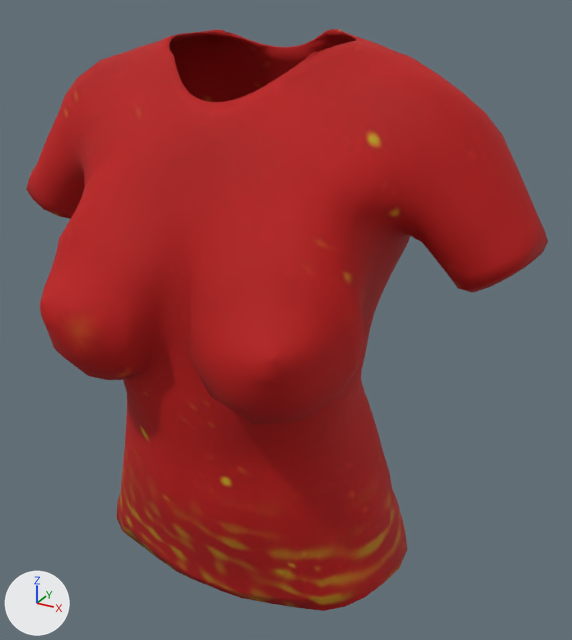
Two versions of the glTF model public/models/studio/pieces/top_everyday_tee.glb, one commit apart.
One viewpoint serves both versions: a 50 mm lens placed at (0.372, -0.638, 1.392), pointed at (0.036, -0.028, 1.087). The axes (+X, +Y, +Z) are drawn at lower left. The lights are the same throughout. The picture after the commit comes second. Both versions are drawn at full value of the shape key 'Bust_Pos' of 'Outfit_top_everyday_tee'; the numbers are the values there. Vertices at exactly the same position are counted once.

Names of what the first picture shows: 'Outfit_top_everyday_tee'.
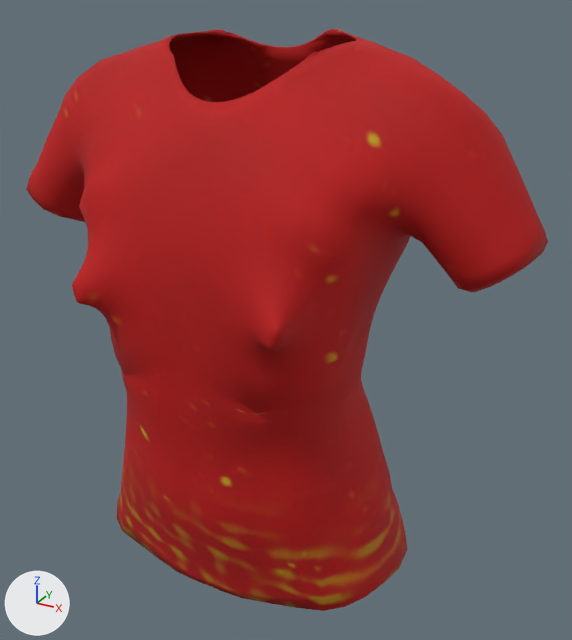
Location of each change, (x1, y1, x2, y2) in pixels of the pictures (572 x 640 px; the box of a moved part takes in the faces that stretch with it):
part 1 of me_piece_top_everyday_tee, moved or reshaped: before (40, 152, 386, 424); after (72, 152, 386, 417)

The edits, one by one:
me_piece_top_everyday_tee is used by ob_outfit_top_everyday_tee; location (0.0, 0.0, 0.0).
me_piece_top_everyday_tee had 3662 vertices, 7332 faces and spanned x -0.263..0.263, y -0.194..0.095, z 0.824..1.346.
me_piece_top_everyday_tee now has 3662 vertices, 7332 faces and spans x -0.263..0.263, y -0.164..0.095, z 0.824..1.346.
me_piece_top_everyday_tee part 1: 661 of 3662 vertices moved; they spanned x -0.154..0.154, y -0.194..-0.062, z 1.048..1.231 and now span x -0.14..0.14, y -0.164..-0.063, z 1.05..1.231; mean shift (0.0, 0.014, 0.01); largest move (-0.085, -0.172, 1.062) -> (-0.088, -0.151, 1.119).
